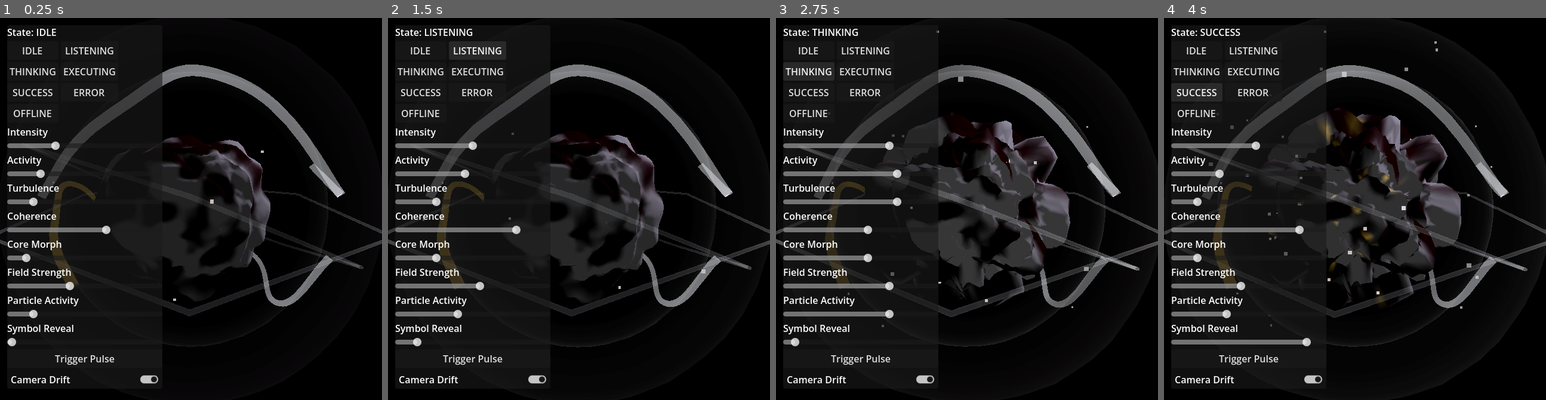
Above: before the commit, frames 1-4 (left to right).
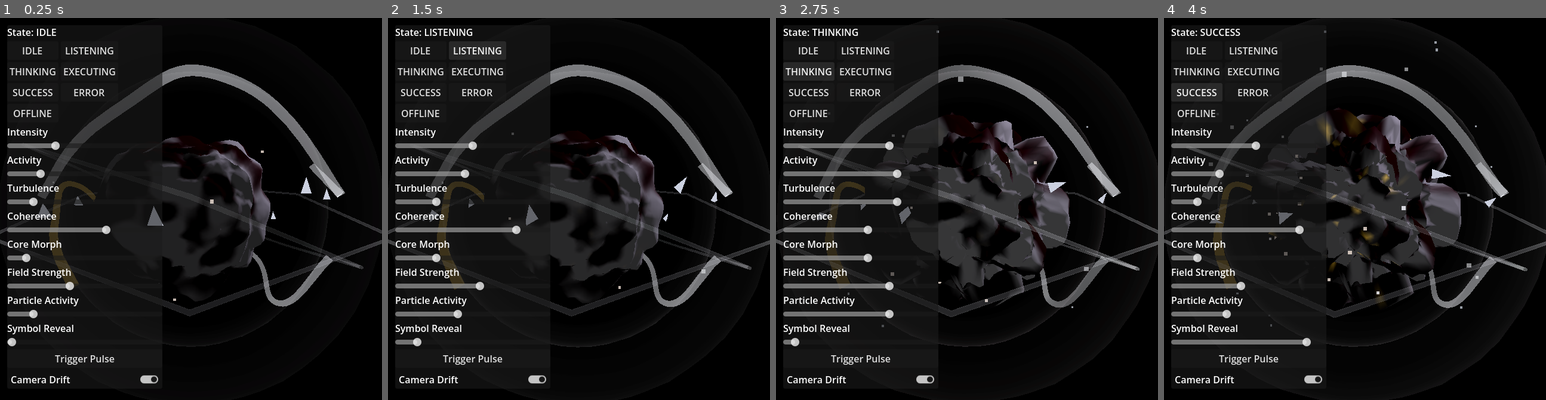
Above: after the commit, the same moments.

Repository: OppiRah/jairus-voice-assistant
Game: Godot game, scene res://full_scene_test.tscn
Two runs of this game, one before a commit and one after it. Both use one fixed random seed, a clock stepped at 60 frames per second and the inputs below. This scene is started directly instead of the project's main scene.
Inputs:
- Up to frame 1 (0.25 s): no input
- Up to frame 2 (1.5 s): click "IDLE" at 0.5 s; click "LISTENING" at 1.25 s
- Up to frame 3 (2.75 s): click "THINKING" at 2 s
- Up to frame 4 (4 s): click "EXECUTING" at 2.75 s; click "SUCCESS" at 3.5 s

The runs differ from the first frame. In frame 1, 0.3% of the frame differs, in the area x 9-87%, y 41-55%; in frame 2, 0.2%; in frame 3, 0.2%; in frame 4, 0.2%.

Commit message:
feat(orb): particle population 5/5 - fragments (plain nodes, coherence-driven)
Per JAIRUS_ORB_VFX_TECHNICAL_ARCHITECTURE.md section 8: "MultiMeshInstance3D
if count > ~15-20, else a small pool of plain nodes | Continuous, slow,
driven by coherence (more coherent = more 'in formation') | Do not default
to GPUParticles3D here -- fragments need individual, recognizable identity".

8 fragments (well under the ~15-20 MultiMesh threshold) -> plain
MeshInstance3D nodes per the doc's own stated default for that range, not
MultiMeshInstance3D and not GPUParticles3D. Each is a small hand-built
angular shard (SurfaceTool, no asset) -- "computational fragments, not
debris" per the design brief's language elsewhere. Position blends between
a jittered scatter (low coherence) and an evenly-spaced ring formation
(high coherence) every frame, each fragment keeping its own seed/phase so
they read as individually distinct even in formation, not identical clones.

Real screenshots at ERROR (coherence 0.15) and EXECUTING (coherence 0.9)
confirm fragments render as crisp faceted shards, subordinate to the core.
Honest caveat: the formation-vs-scatter distinction itself is subtle in a
static frame at this camera angle (only ~2 of 8 fragments visible per
shot) -- noted rather than overclaimed.

All 5 populations now built. Overdraw increase negligible (0.2691 ->
0.2693) on top of the running full-scene total.

Core, EnergyModel/STATE_PROFILES, camera_rig/debug_ui/perf_monitor, wisps,
lattice, shells, and the first four particle populations untouched
(git diff --stat clean).

Co-Authored-By: Claude Sonnet 5 <noreply@anthropic.com>

Diff:
--- /dev/null
+++ b/prototype/orb_foundation/fragments.gd
@@ -0,0 +1,107 @@
+extends Node3D
+## Fragments (JAIRUS_ORB_VFX_TECHNICAL_ARCHITECTURE.md section 8:
+## "MultiMeshInstance3D if count > ~15-20, else a small pool of plain
+## nodes | Continuous, slow, driven by coherence (more coherent = more
+## 'in formation') | Do not default to GPUParticles3D here -- fragments
+## need individual, recognizable identity").
+##
+## FRAGMENT_COUNT (8) is well under the ~15-20 MultiMesh threshold, so this
+## uses plain MeshInstance3D nodes per the doc's own stated default for
+## that range, not MultiMeshInstance3D. Each fragment is a small,
+## hand-built angular shard (SurfaceTool, no external asset) -- "computational
+## fragments, not debris" per the design brief's language elsewhere in this
+## project, so a faceted crystalline shard rather than an irregular rock.
+##
+## coherence drives a blend between a scattered/jittered placement (low
+## coherence) and a neat, evenly-spaced ring formation (high coherence),
+## per section 8's "more coherent = more in formation" instruction --
+## each fragment's own seed/phase keeps them individually distinct even
+## when "in formation," not identical clones moving in lockstep.
+
+const FRAGMENT_COUNT := 8
+const ORBIT_RADIUS := 1.5
+const SHARD_SIZE := 0.09
+
+
+func _ready() -> void:
+	for i in range(FRAGMENT_COUNT):
+		add_child(_build_fragment(i))
+
+
+func _build_fragment(index: int) -> MeshInstance3D:
+	var mesh_instance := MeshInstance3D.new()
+	mesh_instance.name = "Fragment%d" % index
+	mesh_instance.mesh = _build_shard_mesh()
+	mesh_instance.set_meta("seed", float(index) * 1.7 + 0.3)
+	mesh_instance.set_meta("formation_angle", TAU * float(index) / float(FRAGMENT_COUNT))
+	mesh_instance.set_meta("scatter_offset", Vector3(
+		sin(float(index) * 3.1), cos(float(index) * 2.3), sin(float(index) * 4.7)
+	) * 0.5)
+	mesh_instance.set_meta("spin_speed", 0.3 + 0.5 * fmod(float(index) * 0.63, 1.0))
+
+	var mat := StandardMaterial3D.new()
+	mat.shading_mode = BaseMaterial3D.SHADING_MODE_UNSHADED
+	mat.emission_enabled = true
+	mat.emission = Color(0.9, 0.92, 0.97)
+	mat.emission_energy_multiplier = 1.3
+	mat.albedo_color = Color(0.8, 0.82, 0.88)
+	mesh_instance.set_surface_override_material(0, mat)
+	return mesh_instance
+
+
+## Small faceted shard -- a flattened, irregular tetrahedron, built via
+## SurfaceTool (no external asset), reading as a "computational fragment"
+## rather than smooth debris.
+func _build_shard_mesh() -> ArrayMesh:
+	var st := SurfaceTool.new()
+	st.begin(Mesh.PRIMITIVE_TRIANGLES)
+	var tip := Vector3(0.0, SHARD_SIZE, 0.0)
+	var base_a := Vector3(-SHARD_SIZE * 0.5, -SHARD_SIZE * 0.3, SHARD_SIZE * 0.35)
+	var base_b := Vector3(SHARD_SIZE * 0.6, -SHARD_SIZE * 0.4, -SHARD_SIZE * 0.2)
+	var base_c := Vector3(-SHARD_SIZE * 0.2, -SHARD_SIZE * 0.35, -SHARD_SIZE * 0.5)
+	var faces := [
+		[tip, base_a, base_b], [tip, base_b, base_c], [tip, base_c, base_a],
+		[base_a, base_c, base_b],
+	]
+	for face in faces:
+		var normal: Vector3 = (face[1] - face[0]).cross(face[2] - face[0]).normalized()
+		st.set_normal(normal)
+		for v in face:
+			st.add_vertex(v)
+	return st.commit()
+
+
+func _process(delta: float) -> void:
+	var energy := get_node_or_null("/root/EnergyModel")
+	if not energy:
+		return
+	var coherence: float = clampf(energy.current_coherence, 0.0, 1.0)
+	var t := Time.get_ticks_msec() / 1000.0
+
+	for child in get_children():
+		var frag := child as MeshInstance3D
+		if not frag:
+			continue
+		var seed_val: float = frag.get_meta("seed")
+		var formation_angle: float = frag.get_meta("formation_angle")
+		var scatter_offset: Vector3 = frag.get_meta("scatter_offset")
+		var spin_speed: float = frag.get_meta("spin_speed")
+
+		# Slow continuous drift around the object, independent of coherence.
+		var drift_angle := formation_angle + t * 0.08 * spin_speed
+
+		# High coherence: clean, evenly-spaced ring at ORBIT_RADIUS.
+		var formation_pos := Vector3(cos(drift_angle), sin(seed_val) * 0.15, sin(drift_angle)) * ORBIT_RADIUS
+
+		# Low coherence: same general orbit but jittered off-ring in position
+		# and radius, per-fragment (scatter_offset), so "loose" reads as
+		# individually scattered, not just a wobblier version of the same ring.
+		var scatter_pos := formation_pos + scatter_offset * (1.0 - coherence) \
+			+ Vector3(sin(t * 0.4 + seed_val), cos(t * 0.33 + seed_val), sin(t * 0.51 + seed_val)) * 0.15
+
+		frag.position = formation_pos.lerp(scatter_pos, 1.0 - coherence)
+		frag.rotation_degrees += Vector3(1.0, 1.4, 0.7) * spin_speed * delta * 40.0
+
+		var mat := frag.get_surface_override_material(0) as StandardMaterial3D
+		if mat:
+			mat.emission_energy_multiplier = lerpf(0.8, 1.8, energy.current_intensity)
--- /dev/null
+++ b/prototype/orb_foundation/fragments_test.tscn
@@ -0,0 +1,48 @@
+[gd_scene load_steps=6 format=3]
+
+[ext_resource type="Script" path="res://camera_rig.gd" id="1"]
+[ext_resource type="Script" path="res://core.gd" id="2"]
+[ext_resource type="Script" path="res://debug_ui.gd" id="3"]
+[ext_resource type="Script" path="res://fragments.gd" id="4"]
+
+[sub_resource type="Environment" id="Environment_1"]
+background_mode = 0
+ambient_light_source = 2
+ambient_light_color = Color(0.05, 0.03, 0.04, 1)
+ambient_light_energy = 0.6
+glow_enabled = false
+glow_intensity = 0.8
+glow_strength = 1.1
+glow_bloom = 0.15
+glow_blend_mode = 2
+
+[node name="Main" type="Node3D"]
+
+[node name="WorldEnvironment" type="WorldEnvironment" parent="."]
+environment = SubResource("Environment_1")
+
+[node name="CameraRig" type="Node3D" parent="."]
+script = ExtResource("1")
+
+[node name="Camera3D" type="Camera3D" parent="CameraRig"]
+transform = Transform3D(1, 0, 0, 0, 1, 0, 0, 0, 1, 0, 0, 3)
+current = true
+
+[node name="KeyLight" type="OmniLight3D" parent="."]
+transform = Transform3D(1, 0, 0, 0, 1, 0, 0, 0, 1, 2, 2, 2)
+light_color = Color(0.9, 0.85, 0.95, 1)
+light_energy = 0.9
+omni_range = 8.0
+
+[node name="Core" type="MeshInstance3D" parent="."]
+script = ExtResource("2")
+
+[node name="Fragments" type="Node3D" parent="."]
+script = ExtResource("4")
+
+[node name="UILayer" type="CanvasLayer" parent="."]
+
+[node name="DebugUI" type="Control" parent="UILayer"]
+anchor_right = 1.0
+anchor_bottom = 1.0
+script = ExtResource("3")
--- a/prototype/orb_foundation/full_scene_test.tscn
+++ b/prototype/orb_foundation/full_scene_test.tscn
@@ -11,6 +11,7 @@
 [ext_resource type="Script" path="res://core_sparks.gd" id="9"]
 [ext_resource type="Script" path="res://orbital_particles.gd" id="10"]
 [ext_resource type="Script" path="res://burst_particles.gd" id="11"]
+[ext_resource type="Script" path="res://fragments.gd" id="12"]
 
 [sub_resource type="Environment" id="Environment_1"]
 background_mode = 0
@@ -68,6 +69,9 @@
 [node name="BurstParticles" type="Node3D" parent="."]
 script = ExtResource("11")
 
+[node name="Fragments" type="Node3D" parent="."]
+script = ExtResource("12")
+
 [node name="UILayer" type="CanvasLayer" parent="."]
 
 [node name="DebugUI" type="Control" parent="UILayer"]
